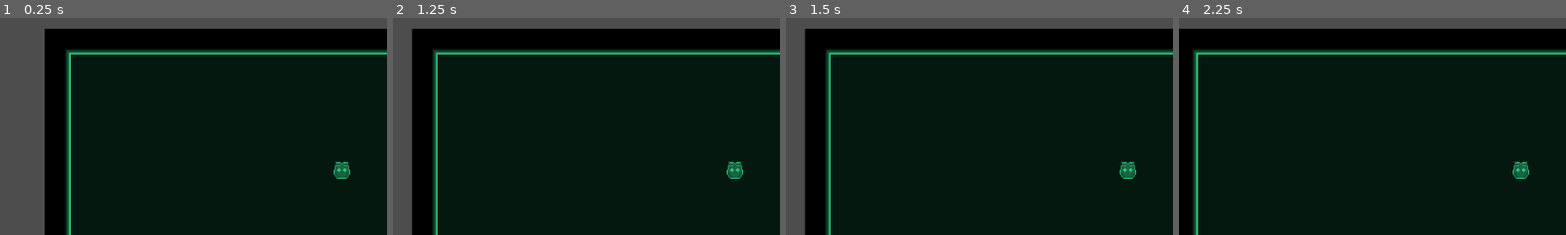
Above: before the commit, frames 1-4 (left to right).
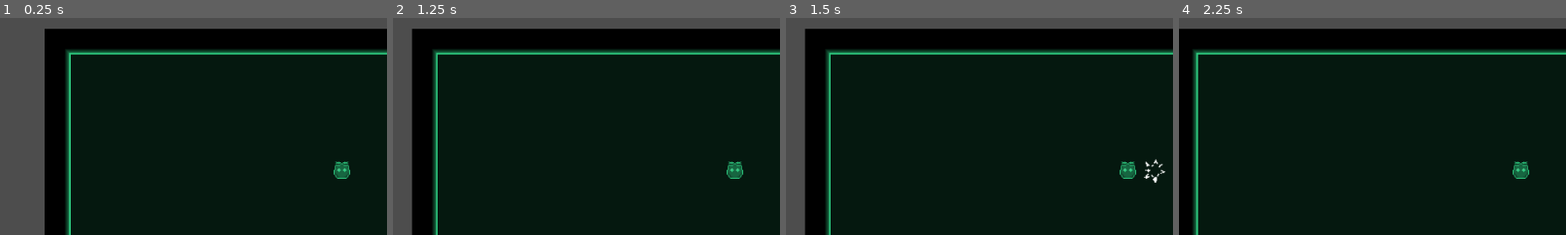
Above: after the commit, the same moments.

Repository: Xaklor/ldjam59
Game: Godot game, scene res://level/main.tscn
The game is run twice, just before and just after one commit, with the same random seed, the same clock (stepped at 60 frames per second) and the same inputs. The engine's default icon, where the game draws it, is replaced by a stand-in: a white triangle on a blue panel in a dark square.
Inputs:
- Up to frame 1 (0.25 s): no input
- Up to frame 2 (1.25 s): tap Enter at 0.5 s; hold Right (move_right) from 0.53 s (still down)
- Up to frame 3 (1.5 s): tap Space at 1.25 s; release Right (move_right) at 1.28 s; hold V (face_button_down) from 1.28 s (still down)
- Up to frame 4 (2.25 s): tap Enter at 2 s; release V (face_button_down) at 2.03 s; hold Right (move_right) from 2.03 s (still down)
The pictures show only the part of the screen within x 6-56%, y 15-65%; the shares and areas given below are measured in that part.

Frames 1-2 are identical in both runs. In frame 3, 0.2% of the frame differs, in the area x 92-98%, y 65-76%; in frame 4, nothing differs.

Commit message:
added attack animations and ping range limit

Diff:
--- a/entities/loot.gd
+++ b/entities/loot.gd
@@ -13,5 +13,7 @@
 	var grid_pos = tile_map.local_to_map(position)
 	tile_map.loot_map[grid_pos.x][grid_pos.y] = self
 
-func on_player_ping():
-	echo.spawn(get_tree(), global_position, Color("#2a983d"), ping_icon)
+func on_player_ping(pos, range):
+	var grid_pos = tile_map.local_to_map(position)
+	if abs(pos.x - grid_pos.x) + abs(pos.y - grid_pos.y) <= range:
+		echo.spawn(get_tree(), global_position, Color("#2a983d"), ping_icon)
--- a/entities/player.gd
+++ b/entities/player.gd
@@ -3,8 +3,10 @@
 @onready var main = get_tree().get_root().get_node("main")
 @onready var tile_map: TileMapLayer = get_tree().get_root().get_node("main").get_node("tile_map")
 @export var item_menu: PackedScene
+const PING_RANGE: int = 8
 
 var echo = preload("res://ui/echo.gd")
+var atk = preload("res://ui/attack_animation.gd")
 signal ping
 signal end_turn
 
@@ -49,7 +51,7 @@
 			grid_pos.x += 1
 			moved = true
 	if event.is_action_pressed("face_button_left"):
-		ping.emit()
+		ping.emit(grid_pos, PING_RANGE)
 		echo.spawn(get_tree(), global_position, Color.html("#89d9fc"))
 		acted = true
 	if event.is_action_pressed("face_button_up"):
@@ -78,6 +80,7 @@
 
 		for point in area:
 			point = Vector2i(transform * Vector2(point))
+			atk.spawn(get_tree(), (Vector2(grid_pos + point) + Vector2(0.5, 0.5)) * tile_map.astar.cell_size)
 			for enemy in get_tree().get_nodes_in_group("enemies"):
 				if grid_pos + point == enemy.grid_pos:
 					enemy.take_damage(damage)
--- a/entities/sleepy.gd
+++ b/entities/sleepy.gd
@@ -7,6 +7,7 @@
 @onready var animation = $AnimatedSprite2D
 
 var echo = preload("res://ui/echo.gd")
+var atk = preload("res://ui/attack_animation.gd")
 var sleep_ping_icon = preload("res://assets/sleeper-inactive.png")
 var awake_ping_icon = preload("res://assets/sleeper-active.png")
 
@@ -46,6 +47,7 @@
 			position = next_pos
 			ready_to_attack = false
 		elif path.size() <= 2 and ready_to_attack:
+			atk.spawn(get_tree(), player.global_position)
 			player.take_damage(attack)
 			ready_to_attack = false
 		elif not ready_to_attack:
@@ -74,5 +76,6 @@
 	asleep = false
 
 # called when the player uses a ping
-func on_player_ping():
-	pinged = true
+func on_player_ping(pos, range):
+	if abs(pos.x - grid_pos.x) + abs(pos.y - grid_pos.y) <= range:
+		pinged = true
--- a/entities/stabby.gd
+++ b/entities/stabby.gd
@@ -7,6 +7,7 @@
 var hp: int = 5
 var attack: int = 5
 var echo = preload("res://ui/echo.gd")
+var atk = preload("res://ui/attack_animation.gd")
 var ping_icon = preload("res://assets/stabby.png")
 var pinged = false
 var ready_to_attack = false
@@ -39,6 +40,7 @@
 		ready_to_attack = false
 	 # player IS adjacent to this enemy
 	elif path.size() <= 2 and ready_to_attack:
+		atk.spawn(get_tree(), player.global_position)
 		player.take_damage(attack)
 		ready_to_attack = false
 	elif not ready_to_attack:
@@ -60,5 +62,6 @@
 	hp -= amount
 
 # called when the player uses a ping
-func on_player_ping():
-	pinged = true
+func on_player_ping(pos, range):
+	if abs(pos.x - grid_pos.x) + abs(pos.y - grid_pos.y) <= range:
+		pinged = true
--- /dev/null
+++ b/ui/attack_animation.gd
@@ -0,0 +1,14 @@
+extends AnimatedSprite2D
+
+static var attack_scene = preload("res://ui/attack_animation.tscn")
+
+func _ready():
+	play("default")
+
+func _on_animation_finished():
+	queue_free()
+
+static func spawn(tree, pos):
+	var attack = attack_scene.instantiate()
+	tree.current_scene.add_child(attack)
+	attack.global_position = pos
--- /dev/null
+++ b/ui/attack_animation.tscn
@@ -0,0 +1,48 @@
+[gd_scene load_steps=8 format=3 uid="uid://mm6sbkpc58hh"]
+
+[ext_resource type="Texture2D" uid="uid://dugvmpcx63o6g" path="res://assets/attack anim.png" id="1_85fh5"]
+[ext_resource type="Script" uid="uid://cdw7vmwl5mkes" path="res://ui/attack_animation.gd" id="2_oyr13"]
+
+[sub_resource type="AtlasTexture" id="AtlasTexture_xit3d"]
+atlas = ExtResource("1_85fh5")
+region = Rect2(0, 0, 32, 32)
+
+[sub_resource type="AtlasTexture" id="AtlasTexture_nliea"]
+atlas = ExtResource("1_85fh5")
+region = Rect2(32, 0, 32, 32)
+
+[sub_resource type="AtlasTexture" id="AtlasTexture_nnhcn"]
+atlas = ExtResource("1_85fh5")
+region = Rect2(64, 0, 32, 32)
+
+[sub_resource type="AtlasTexture" id="AtlasTexture_vyxw7"]
+atlas = ExtResource("1_85fh5")
+region = Rect2(96, 0, 32, 32)
+
+[sub_resource type="SpriteFrames" id="SpriteFrames_50lsh"]
+animations = [{
+"frames": [{
+"duration": 1.0,
+"texture": SubResource("AtlasTexture_xit3d")
+}, {
+"duration": 1.0,
+"texture": SubResource("AtlasTexture_nliea")
+}, {
+"duration": 1.0,
+"texture": SubResource("AtlasTexture_nnhcn")
+}, {
+"duration": 1.0,
+"texture": SubResource("AtlasTexture_vyxw7")
+}],
+"loop": false,
+"name": &"default",
+"speed": 12.0
+}]
+
+[node name="attack_animation" type="AnimatedSprite2D"]
+z_index = 100
+z_as_relative = false
+sprite_frames = SubResource("SpriteFrames_50lsh")
+script = ExtResource("2_oyr13")
+
+[connection signal="animation_finished" from="." to="." method="_on_animation_finished"]
Binary file added: assets/attack anim.png
Binary file removed: assets/basic tileset.png
Not shown, added: ui/attack_animation.gd.uid
